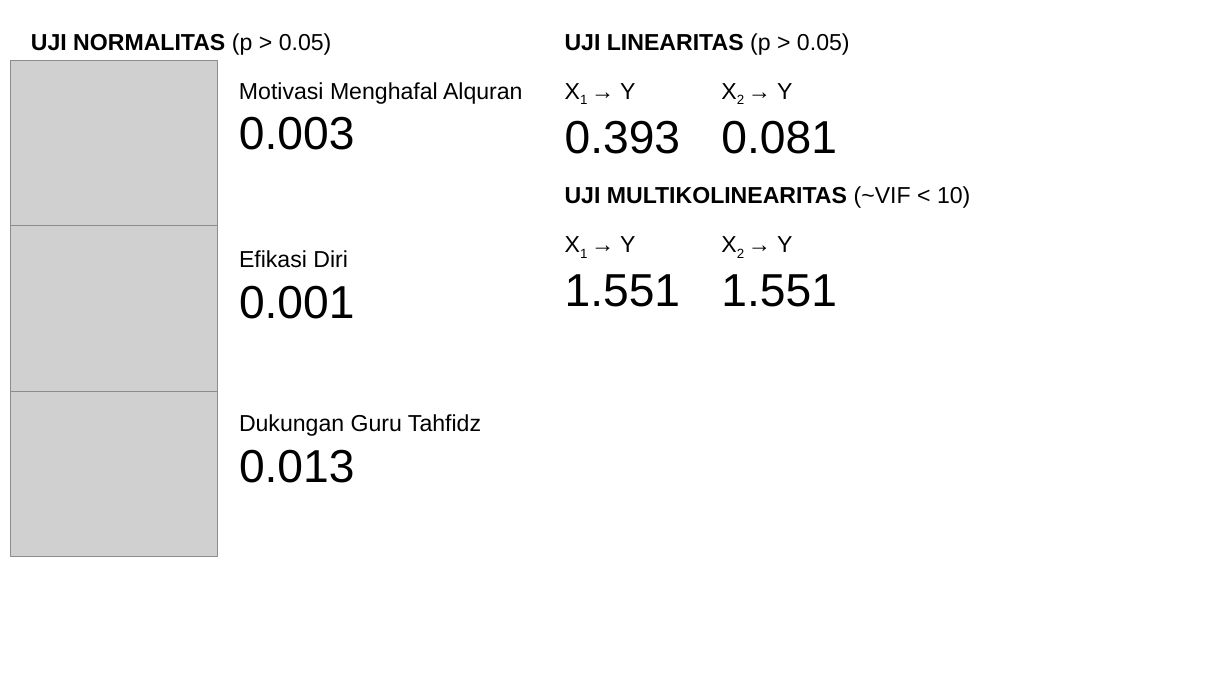
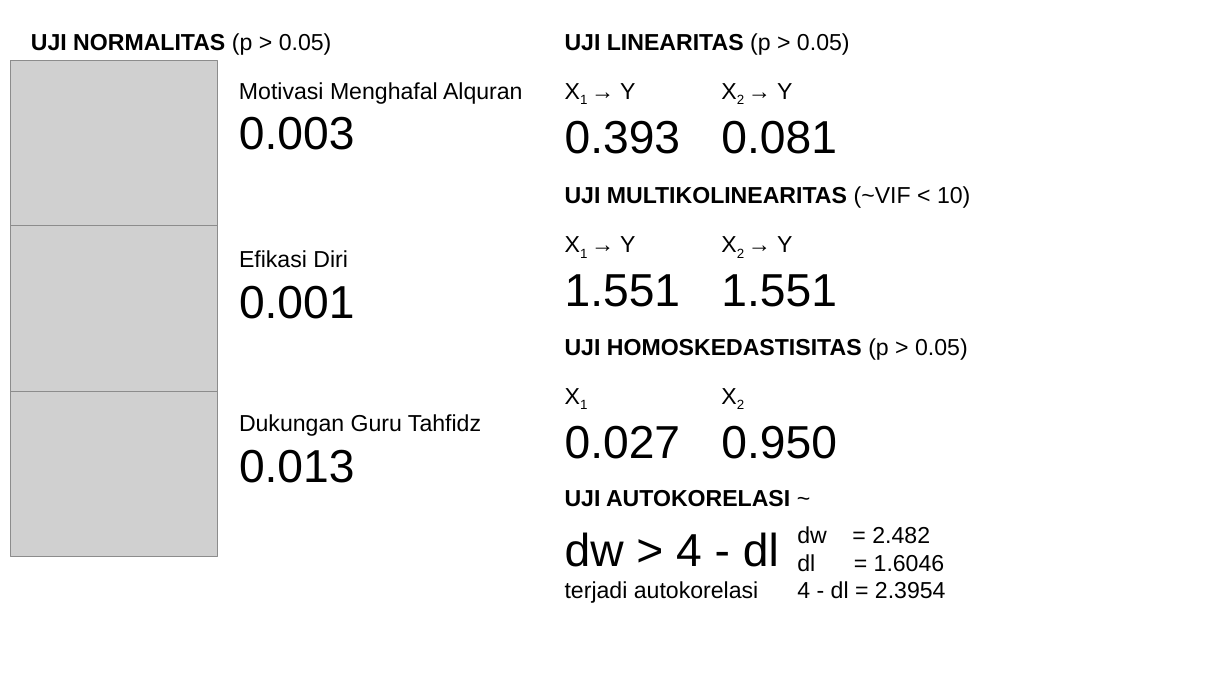
Before and after one commit to mzaini30/skripsi, a slide deck: slide 3 of Seminar Hasil Skripsi.pptx. Drawn at 1232x693 pixels with LibreOffice and Linux fonts; fonts in the diff are those of the drawing; grey boxes stand for pictures; background and template pictures are left out. Boxes give left, top, right and bottom in pixels: in the first picture for what was removed or moved away, otherwise in the second. Text is boxed around its words. In the diff, an @@ line names an element or a change of style, - is before the commit and + after.

```diff
--- a/Seminar Hasil Skripsi.pptx
+++ b/Seminar Hasil Skripsi.pptx
@@ text added at [565, 338, 968, 360], 18 pt, text #000000, bold @@
+UJI HOMOSKEDASTISITAS (p > 0.05)
@@ text added at [565, 425, 681, 459], 36 pt, text #000000 @@
+X1
+0.027
@@ text added at [721, 425, 837, 459], 36 pt, text #000000 @@
+X2
+0.950
@@ text added at [565, 490, 790, 507], 18 pt, text #000000, bold @@
+UJI AUTOKORELASI ~
@@ text added at [565, 532, 779, 603], 18 pt, text #000000 @@
+dw > 4 - dl
+terjadi autokorelasi
@@ text added at [797, 526, 946, 599], 18 pt, text #000000 @@
+dw = 2.482
+dl = 1.6046
+4 - dl = 2.3954
```
Also in this commit, not shown: 1 slide added, 2 other files.
